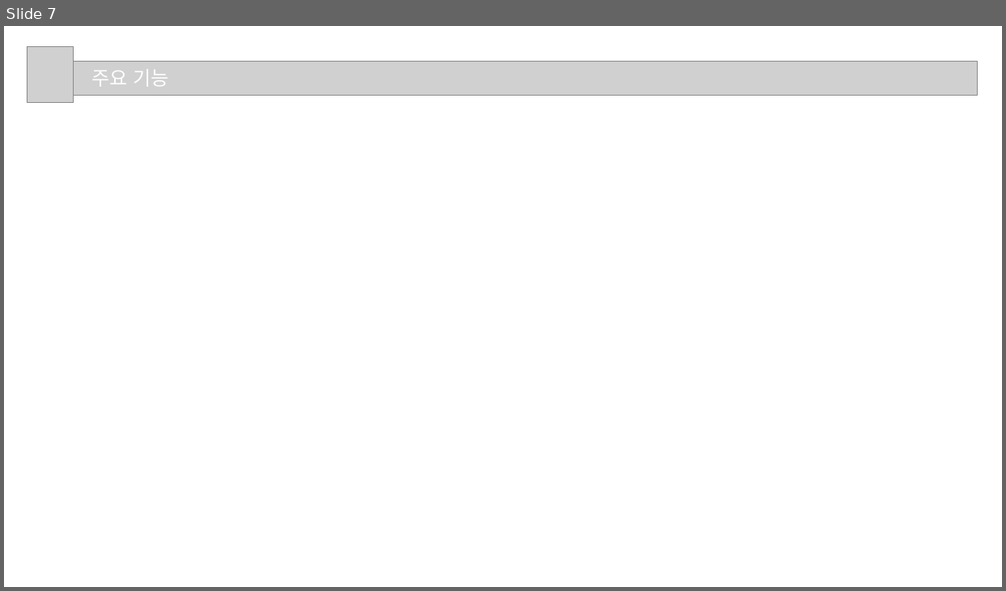
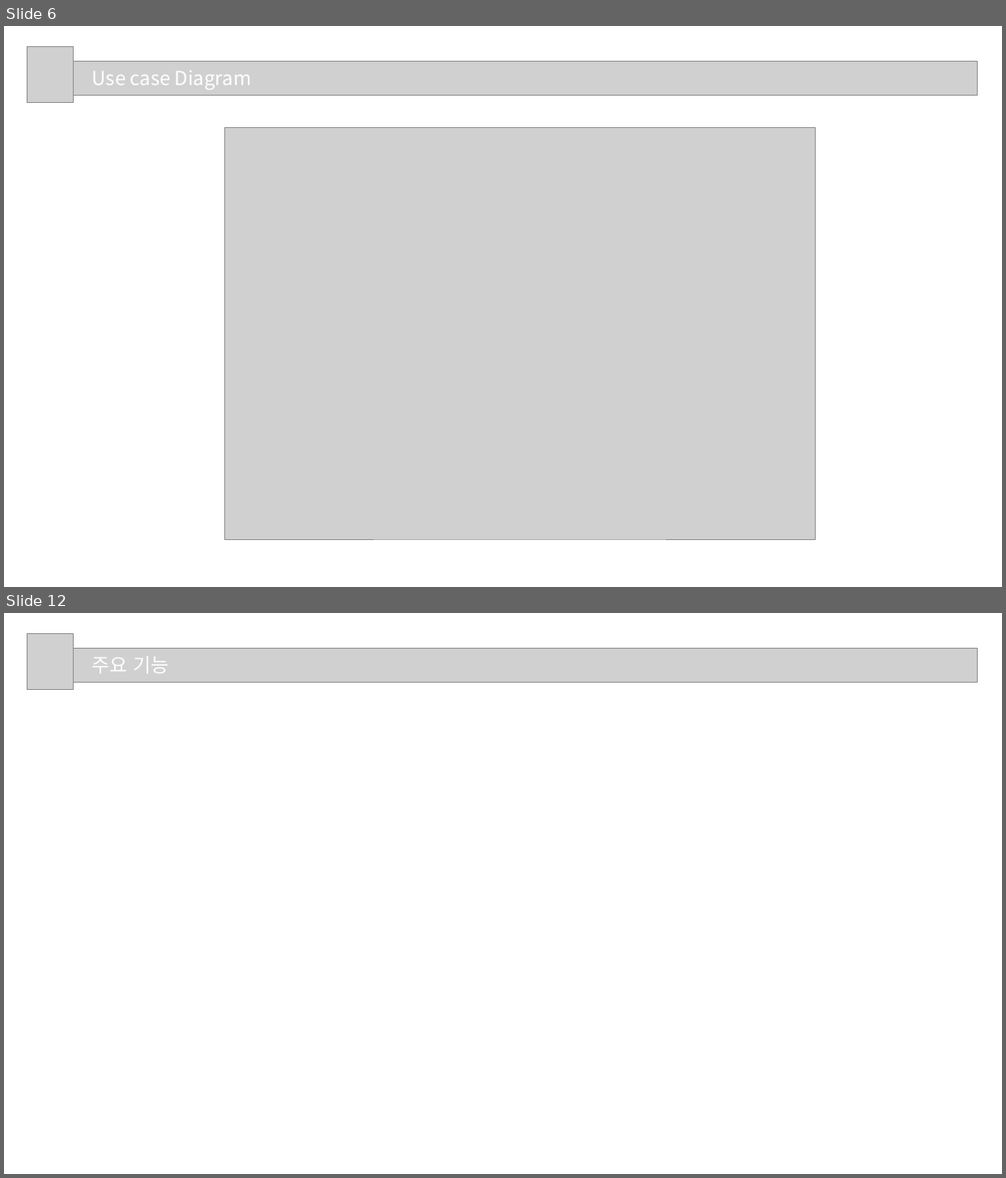
Before and after one commit to bhs0906/JavaFX_Oracle_Project, a slide deck: 3조_프로젝트2.pptx. Shown one above the other, each under a label of ours: slide 7 before the commit, slides 6 and 12 after it; the slides between them are not shown. The pictures are 1006x591 and 1006x1178 pixels, drawn with LibreOffice and Linux fonts; fonts in the diff are those of the drawing; grey boxes stand for pictures. Boxes give left, top, right and bottom in pixels: in the first picture for what was removed or moved away, otherwise in the second. Text is boxed around its words. In the diff, an @@ line names an element or a change of style, - is before the commit and + after.

```diff
--- a/3조_프로젝트2.pptx
+++ b/3조_프로젝트2.pptx
@@ slide 6 added at [4,26,1002,587], background #FFFFFF @@
@@ picture added at [27,46,74,103] @@
@@ picture added at [62,61,977,95] @@
@@ text added at [92,71,251,90], 28 pt, text #FFFFFF @@
+Use case Diagram
@@ picture added at [224,128,815,540] @@
@@ what was slide 7 is now slide 12 @@
```
Also in this commit, not shown: 5 slides changed, 5 other slides added.
